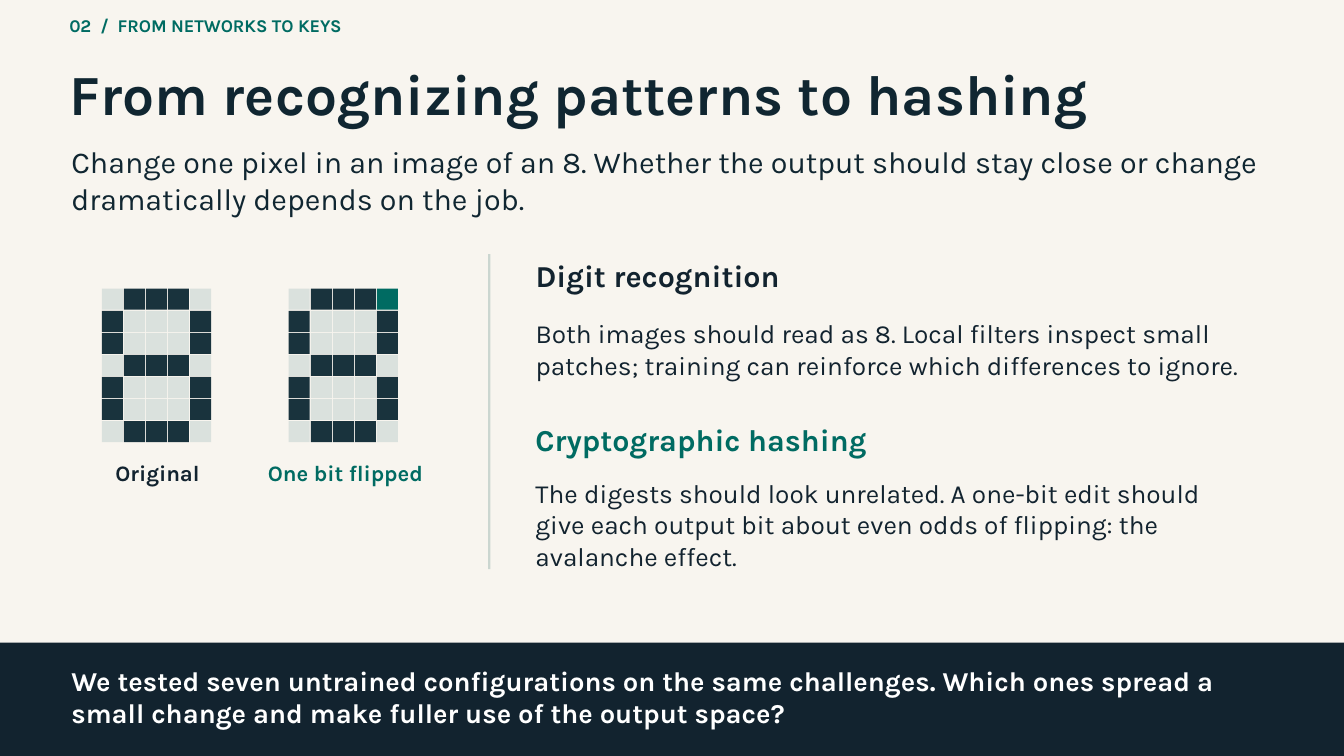
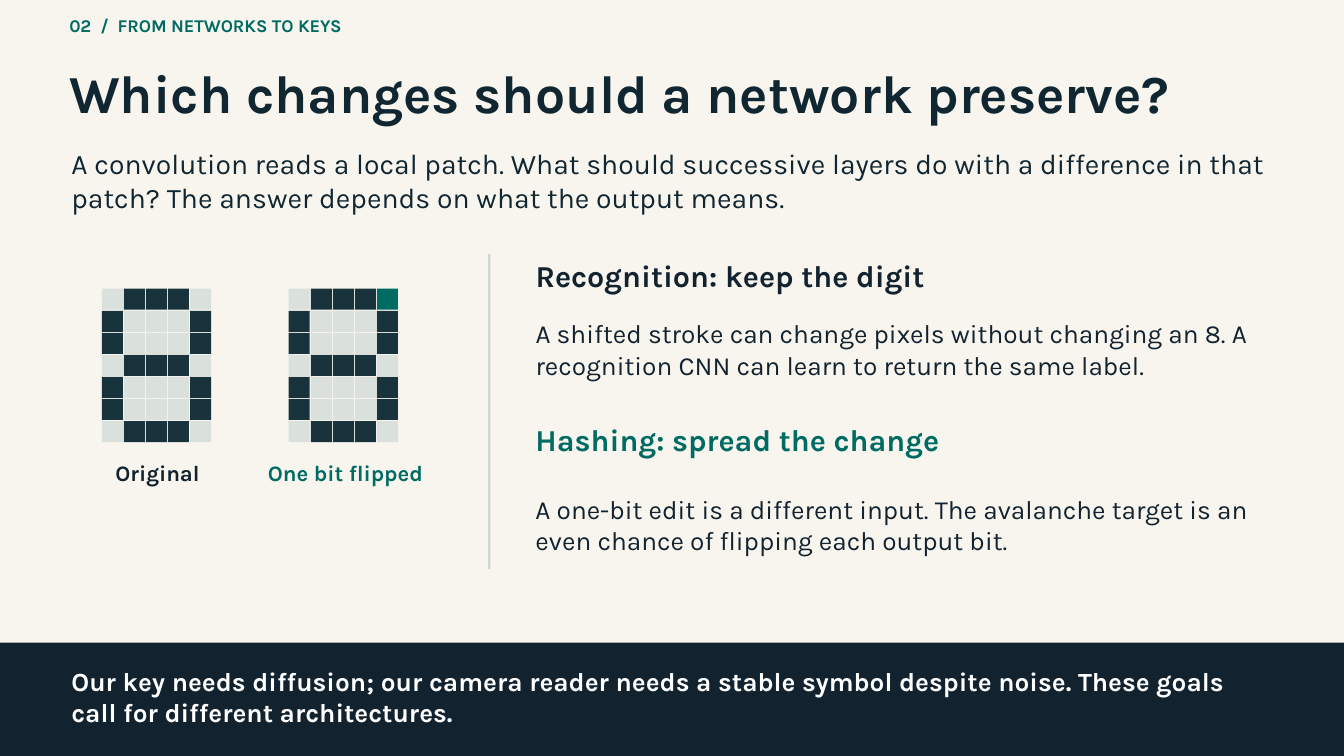
Before and after one commit to magnux/neural_cryptography, a slide deck: slide 7 of docs/presentation/neural-cryptography.pptx. Drawn at 1344x756 pixels with LibreOffice and Linux fonts; fonts in the diff are those of the drawing. Boxes give left, top, right and bottom in pixels: in the first picture for what was removed or moved away, otherwise in the second. Text is boxed around its words. In the diff, an @@ line names an element or a change of style, - is before the commit and + after.

Commit message:
Explain how the key and optical corrector need different neural architectures

```diff
--- a/docs/presentation/neural-cryptography.pptx
+++ b/docs/presentation/neural-cryptography.pptx
@@ text at (69,75,1169,127): text changed; size 40.5 to 38.2 pt @@
-From recognizing patterns to hashing
+Which changes should a network preserve?
@@ text at (71,154,1263,215): text changed; size 21.8 to 20.2 pt @@
-Change one pixel in an image of an 8. Whether the output should stay close or change dramatically depends on the job.
+A convolution reads a local patch. What should successive layers do with a difference in that patch? The answer depends on what the output means.
@@ text at (536,265,924,295): text changed @@
-Digit recognition
+Recognition: keep the digit
@@ text at (536,325,1247,381): text changed @@
-Both images should read as 8. Local filters inspect small patches; training can reinforce which differences to ignore.
+A shifted stroke can change pixels without changing an 8. A recognition CNN can learn to return the same label.
@@ text at (535,429,940,459): text changed @@
-Cryptographic hashing
+Hashing: spread the change
@@ text at (535,501,1247,557): text changed @@
-The digests should look unrelated. A one-bit edit should give each output bit about even odds of flipping: the avalanche effect.
+A one-bit edit is a different input. The avalanche target is an even chance of flipping each output bit.
@@ text at (71,672,1223,723): text changed; size 19.5 to 18.8 pt @@
-We tested seven untrained configurations on the same challenges. Which ones spread a small change and make fuller use of the output space?
+Our key needs diffusion; our camera reader needs a stable symbol despite noise. These goals call for different architectures.
```
Also in this commit, not shown: 27 other slides changed, 1 other file.
